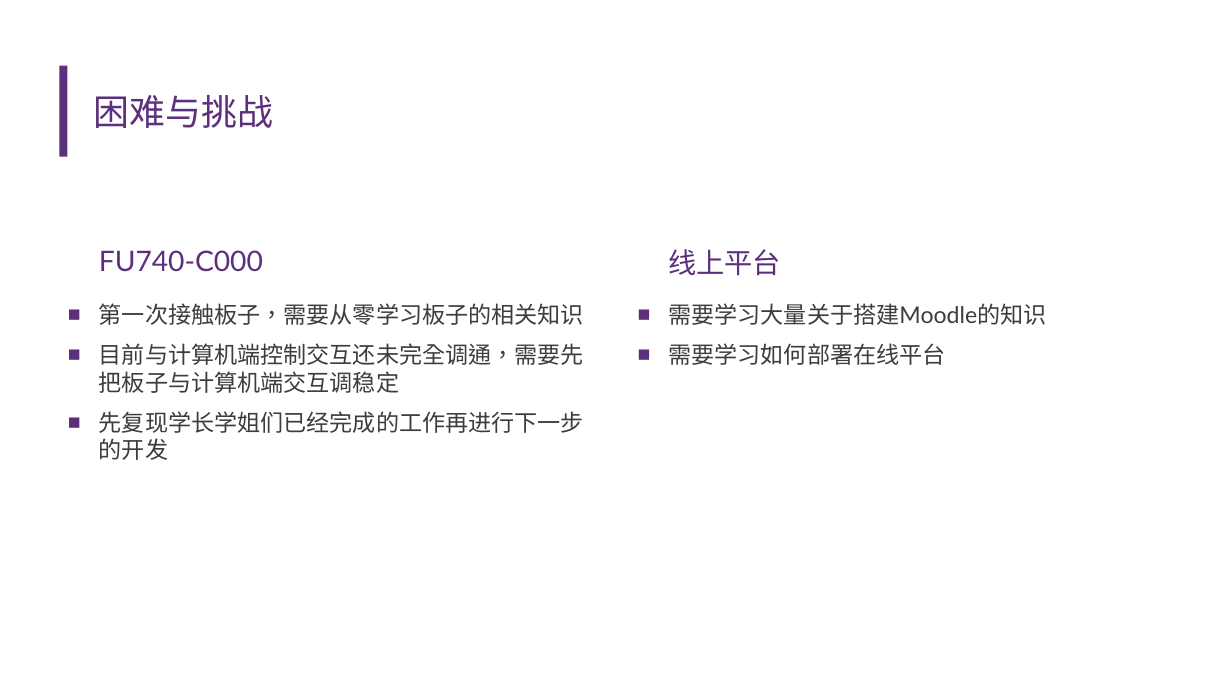
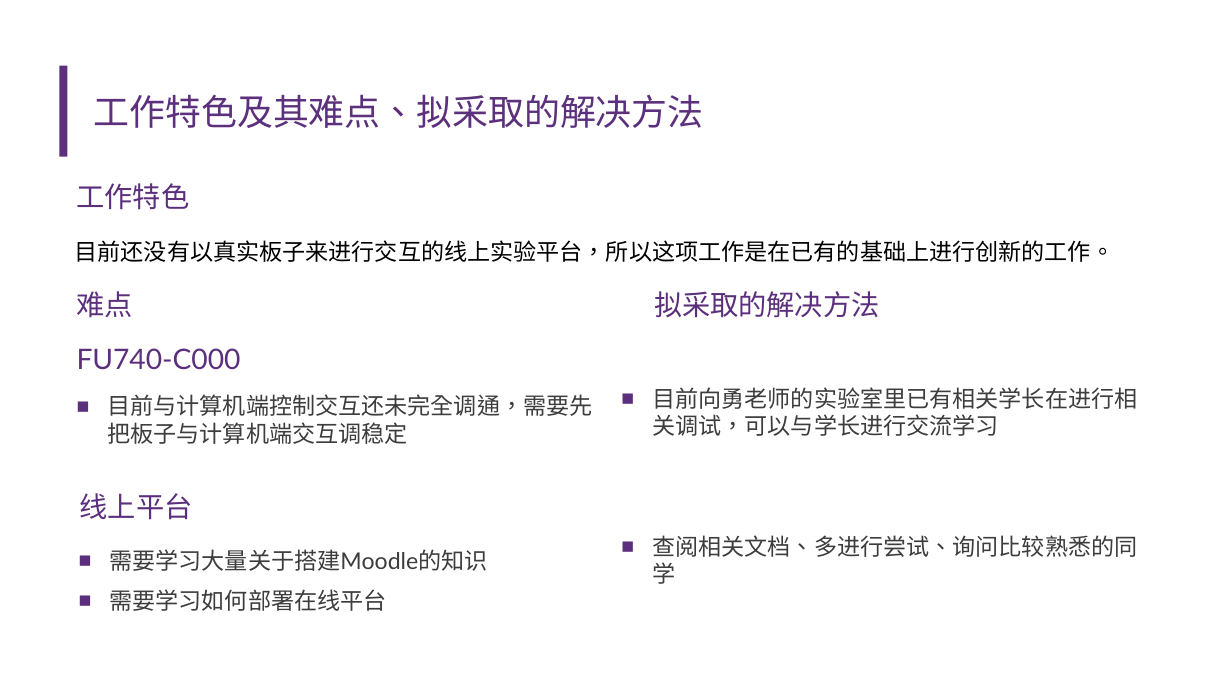
Before and after one commit to nubbi3/graduation-projects, a slide deck: slide 11 of PPT/30號答辯ppt(初版).pptx. Drawn at 1232x693 pixels with LibreOffice and Linux fonts; fonts in the diff are those of the drawing. Boxes give left, top, right and bottom in pixels: in the first picture for what was removed or moved away, otherwise in the second. Text is boxed around its words. In the diff, an @@ line names an element or a change of style, - is before the commit and + after.

Commit message:
update ppt

```diff
--- a/PPT/30號答辯ppt(初版).pptx
+++ b/PPT/30號答辯ppt(初版).pptx
@@ title at [94, 94, 704, 128]: text changed @@
-困难与挑战
+工作特色及其难点、拟采取的解决方法
@@ text added at [77, 183, 190, 210], 22 pt, text #5C2F7D @@
+工作特色
@@ text added at [75, 240, 1114, 262], 18 pt, text #000000 @@
+目前还没有以真实板子来进行交互的线上实验平台，所以这项工作是在已有的基础上进行创新的工作。
@@ text added at [77, 291, 133, 318], 22 pt, text #5C2F7D @@
+难点
@@ text added at [654, 291, 879, 318], 22 pt, text #5C2F7D @@
+拟采取的解决方法
@@ text "FU740-C000": place and size @@
-text "FU740-C000" at [99, 250, 263, 272]
+text "FU740-C000" at [77, 348, 241, 370]
@@ text at [99, 303, 584, 325]: paragraph removed @@
-■ 第一次接触板子，需要从零学习板子的相关知识
@@ text "目前与计算机端控制交互还未完全调通，需要先把板子与计算机端交互调稳定": place and size @@
-text "目前与计算机端控制交互还未完全调通，需要先把板子与计算机端交互调稳定" at [99, 303, 584, 460]
+text "目前与计算机端控制交互还未完全调通，需要先把板子与计算机端交互调稳定" at [107, 394, 592, 444]
@@ text added at [652, 387, 1137, 584], 18 pt, text #3D3D3D @@
+■ 目前向勇老师的实验室里已有相关学长在进行相关调试，可以与学长进行交流学习
+■ 查阅相关文档、多进行尝试、询问比较熟悉的同学
@@ text at [99, 411, 584, 460]: paragraph removed @@
-■ 先复现学长学姐们已经完成的工作再进行下一步的开发
@@ text "线上平台": place and size @@
-text "线上平台" at [668, 249, 781, 276]
+text "线上平台" at [80, 493, 193, 520]
@@ text "需要学习大量关于搭建Moodle的知识": place and size @@
-text "需要学习大量关于搭建Moodle的知识" at [668, 303, 1046, 365]
+text "需要学习大量关于搭建Moodle的知识" at [109, 549, 487, 611]
```
Also in this commit, not shown: 9 other slides changed, 2 slides added, 2 slides removed, 2 other files.
